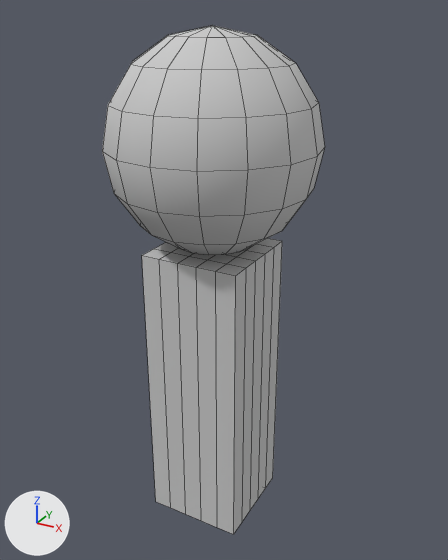
Renders of the FBX model GameTemplate/Game/Assets/modelData/testModel.fbx from each side of a commit.
Rendered twice from a camera (50 mm lens) standing at (1.41, -2.46, 2.57) and looking at (0.03, 0.05, 1.32). The axes (+X, +Y, +Z) are drawn at lower left. The lights are the same throughout. Mesh edges are drawn as thin lines. Where no turn or scale is listed for an object, it has been applied to the vertices.
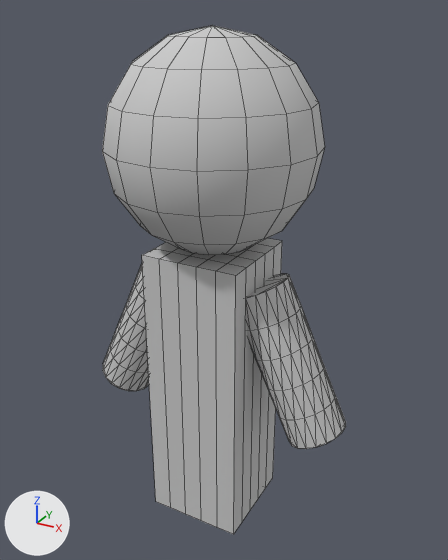
Changed parts and their boxes [x1, y1, x2, y2] in the pictures (448 x 560 px):
```json
{"object": "armL", "change": "added", "after": [246, 274, 346, 449]}
{"object": "armR", "change": "added", "after": [103, 264, 149, 391]}
```

The change, as JSON lines over the scene's bpy script:
```json
{"op": "add", "block": "me_mesh_001_1", "code": ["me_mesh_001_1 = bpy.data.meshes.new('Mesh.001')", "me_mesh_001_1.from_pydata(...)  # 108 vertices, 212 faces; spans x -0.472..0.134, y -0.15..0.15, z -0.787..0.062", "me_mesh_001_1.materials.append(mat_material__27)  # its picture is missing"]}
{"op": "add", "block": "me_mesh_002", "code": ["me_mesh_002 = bpy.data.meshes.new('Mesh.002')", "me_mesh_002.from_pydata(...)  # 108 vertices, 212 faces; spans x -0.134..0.472, y -0.15..0.15, z -0.787..0.062", "me_mesh_002.materials.append(mat_material__27)  # its picture is missing"]}
{"op": "add", "block": "ob_armr", "code": ["ob_armr = bpy.data.objects.new('armR', me_mesh_001_1)", "ob_armr.location = (-0.25, 0.0, 1.35)"]}
{"op": "add", "block": "ob_arml", "code": ["ob_arml = bpy.data.objects.new('armL', me_mesh_002)", "ob_arml.location = (0.25, 0.0, 1.35)"]}
```
